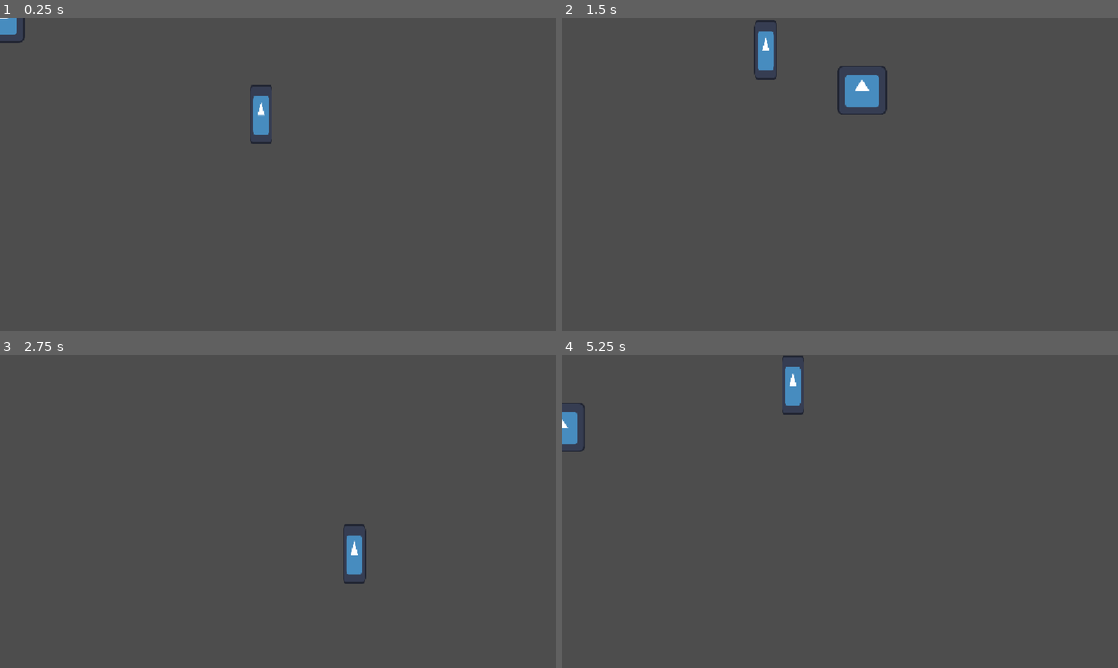
Above: before the commit, frames 1-4 (two rows, left to right).
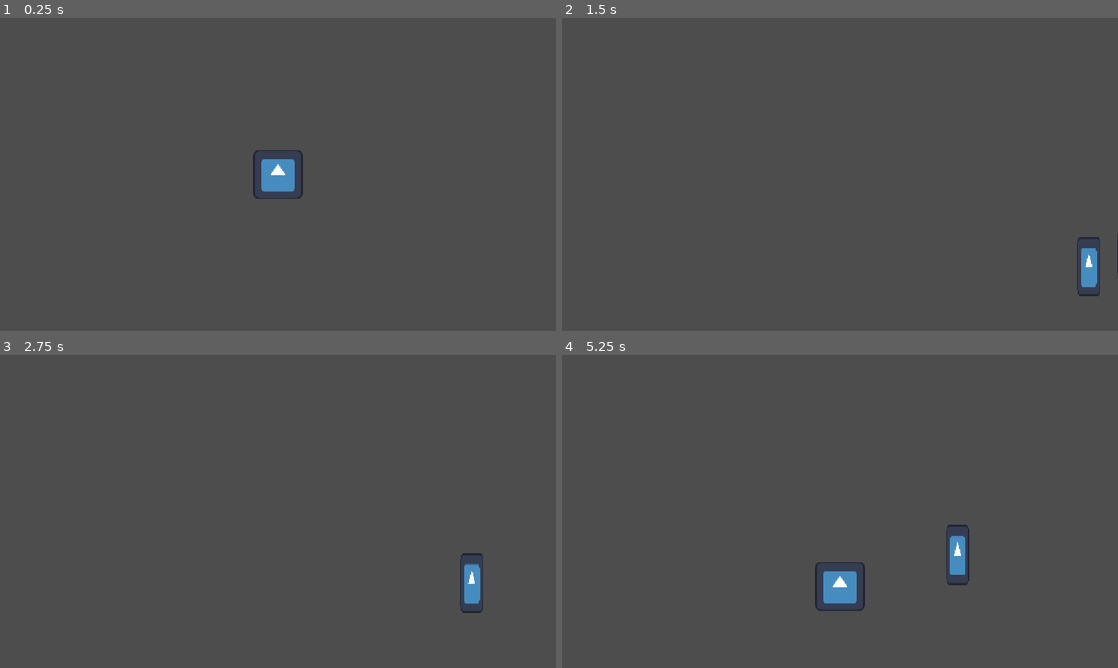
Above: after the commit, the same moments.

Repository: KxtR-27/CS414_SaveTheIdiot
Game: Godot game, scene res://main.tscn
Two runs of this game, one before a commit and one after it. Both use one fixed random seed, a clock stepped at 60 frames per second and the inputs below. The engine's default icon, where the game draws it, is replaced by a stand-in: a white triangle on a blue panel in a dark square.
Inputs:
- Up to frame 1 (0.25 s): no input
- Up to frame 2 (1.5 s): hold D (right) 0.53-1.28 s; tap Q (ability1) at 0.6 s; hold S (down) from 1.28 s (still down); tap E (ability2) at 1.35 s
- Up to frame 3 (2.75 s): release S (down) at 2.03 s; hold D (right) from 2.03 s (still down); tap Q (ability1) at 2.1 s
- Up to frame 4 (5.25 s): release D (right) at 2.78 s; hold W (up) 2.78-3.53 s; tap E (ability2) at 2.85, 4.35 s; hold A (left) 3.53-5.03 s; tap Q (ability1) at 3.6, 5.1 s; hold S (down) from 5.03 s (still down)

The runs differ from the first frame. In frame 1, 1.4% of the frame differs, in the area x 0-55%, y 0-58%; in frame 2, 1.7%; in frame 3, 0.9%; in frame 4, 2.1%, in the area x 0-74%, y 0-82%.

Commit message:
Abstract locating code and add states

Diff:
--- a/godot/base_enemy.gd
+++ b/godot/base_enemy.gd
@@ -1,14 +1,35 @@
 extends CharacterBody2D
 
+@onready var curr_state : State = State.LOCATING
+@onready var detection_area : Area2D = $Area2D
+@export var center : Vector2
 @export var target : CharacterBody2D
+@export var speed : float = 0.1
+enum State {
+	LOCATING,
+	TARGETING
+}
+
+func _ready() -> void:
+	if (get_tree().root.get_camera_2d()):
+		center = get_tree().root.get_camera_2d().get_screen_center_position()
+	else:
+		center = get_tree().root.get_visible_rect().size / 2
 
 func _process(delta: float) -> void:
-	if (target):
-		move_towards_target(delta)
-		pass
+	if (curr_state == State.TARGETING):
+		move_towards_point(target.position, delta)
+	else:
+		move_towards_point(center, delta)
+
 	pass
 
-func move_towards_target(delta: float) -> void:
-	var target_pos : Vector2 = target.position
-	var dir_to_target : Vector2 = target_pos - self.position
-	self.position += dir_to_target * delta
+func move_towards_point(point : Variant, delta: float) -> void:
+	var dir_to_target : Vector2 = point - self.position
+	self.position += dir_to_target * delta * speed
+
+func _on_area_2d_body_entered(body: Node2D) -> void:
+	if (body == CharacterBody2D):
+		target = body
+		curr_state = State.TARGETING
+	pass # Replace with function body.
--- a/godot/base_enemy.tscn
+++ b/godot/base_enemy.tscn
@@ -5,6 +5,9 @@
 
 [sub_resource type="RectangleShape2D" id="RectangleShape2D_8vink"]
 size = Vector2(48, 128)
+
+[sub_resource type="CircleShape2D" id="CircleShape2D_n3d2o"]
+radius = 26.74813
 
 [node name="BaseEnemy" type="CharacterBody2D" unique_id=1599695685]
 scale = Vector2(0.9599999, 0.9599999)
@@ -18,3 +21,11 @@
 [node name="CollisionShape2D" type="CollisionShape2D" parent="." unique_id=2032780794]
 position = Vector2(1, 0)
 shape = SubResource("RectangleShape2D_8vink")
+
+[node name="Area2D" type="Area2D" parent="." unique_id=1541520317]
+
+[node name="CollisionShape2D" type="CollisionShape2D" parent="Area2D" unique_id=2054265119]
+scale = Vector2(15.916666, 15.916666)
+shape = SubResource("CircleShape2D_n3d2o")
+
+[connection signal="body_entered" from="Area2D" to="." method="_on_area_2d_body_entered"]
--- a/godot/main.tscn
+++ b/godot/main.tscn
@@ -28,6 +28,9 @@
 [node name="BaseEnemy" parent="." unique_id=1599695685 node_paths=PackedStringArray("target") instance=ExtResource("3_h2yge")]
 position = Vector2(695, 257)
 target = NodePath("../PlayerCharacter")
+speed = 0.2
+
+[node name="Camera2D" type="Camera2D" parent="." unique_id=964846865]
 
 [connection signal="timeout" from="PlayerCharacter/Ability1Cooldown" to="PlayerCharacter" method="_on_ability_1_cooldown_timeout"]
 [connection signal="timeout" from="PlayerCharacter/Ability2Cooldown" to="PlayerCharacter" method="_on_ability_2_cooldown_timeout"]
